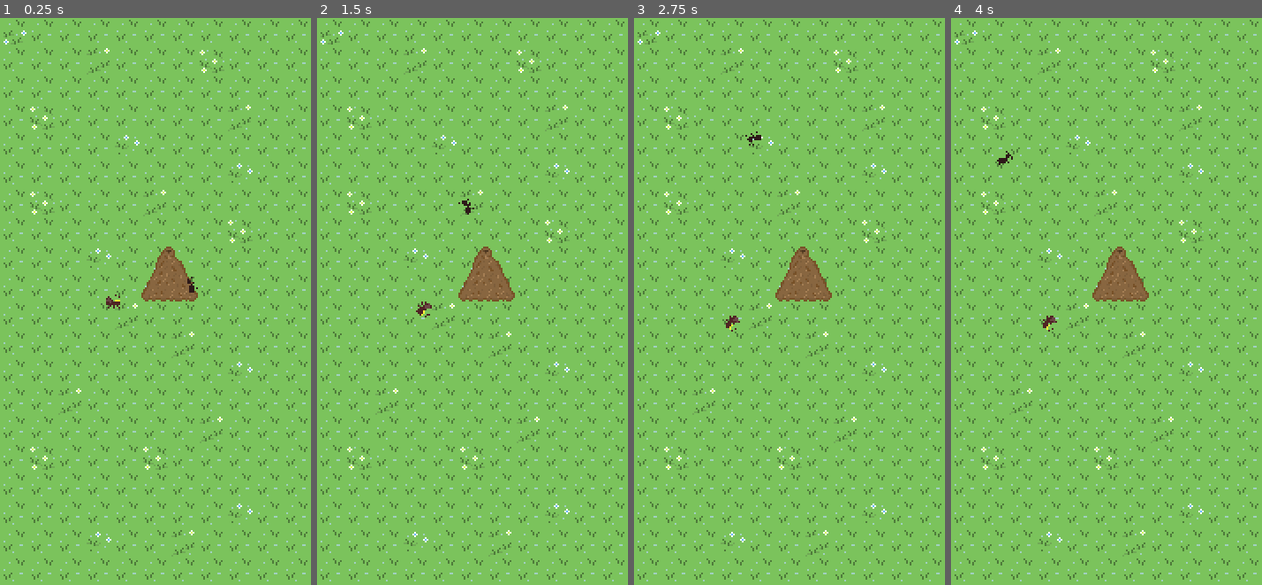
Above: before the commit, frames 1-4 (left to right).
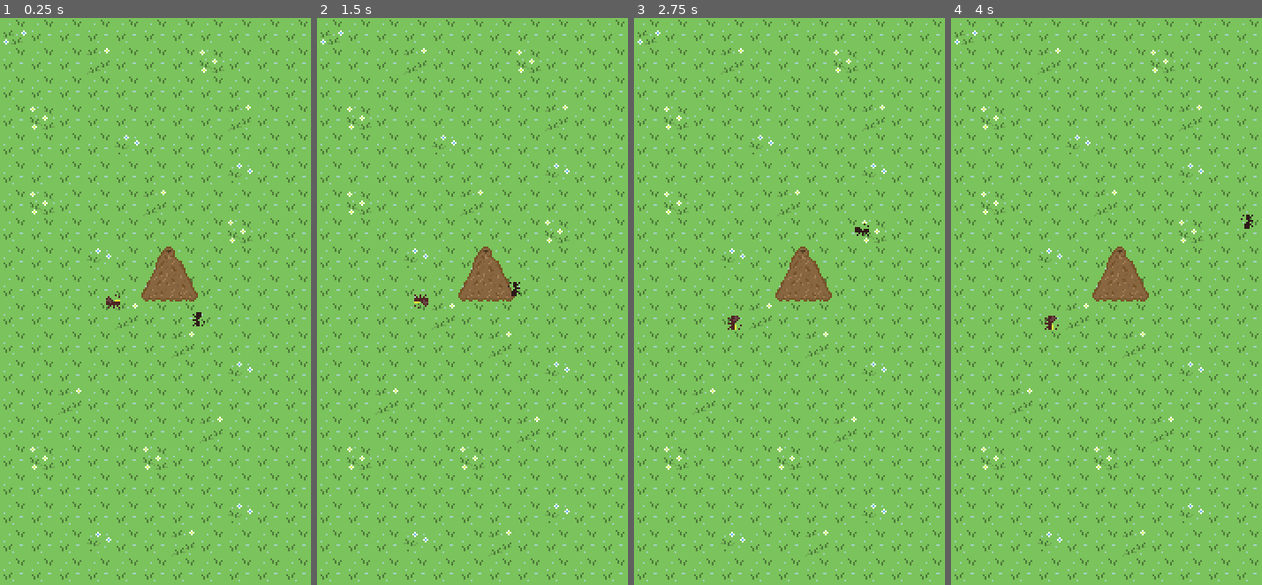
Above: after the commit, the same moments.

Repository: Aquilescastro115/TNA-GAME
Game: Godot game, scene res://Scenes/test.tscn
The game is run twice, just before and just after one commit, with the same random seed, the same clock (stepped at 60 frames per second) and the same inputs.
Inputs (mouse positions are in pixels of both pictures, inside the frame that each line leads up to):
- Up to frame 1 (0.25 s): no input
- Up to frame 2 (1.5 s): move the mouse to (428, 301) at 0.52 s; click (428, 301) at 0.67 s; move the mouse to (410, 329) at 1.27 s; click (410, 329) at 1.42 s
- Up to frame 3 (2.75 s): move the mouse to (820, 176) at 2.02 s; click (820, 176) at 2.17 s
- Up to frame 4 (4 s): move the mouse to (1090, 414) at 2.77 s; click (1090, 414) at 2.92 s; move the mouse to (1199, 386) at 3.52 s; click (1199, 386) at 3.67 s

The runs differ from the first frame. In frame 1, less than 0.1% of the frame differs, in the area x 60-66%, y 45-55%; in frame 2, 0.2%, in the area x 31-66%, y 31-53%; in frame 3, 0.2%; in frame 4, 0.2%.

Commit message:
cambios de movimiento

Diff:
--- a/Scripts/Ant/Ant.gd
+++ b/Scripts/Ant/Ant.gd
@@ -8,8 +8,12 @@
 var direction = Vector2.ZERO
 var nest_position = Vector2(80, 128)
 
+var screen_size
+var margin = 8
+
 func _ready():
 	randomize()
+	screen_size = get_viewport_rect().size
 	change_direction()
 
 func _process(delta):
@@ -17,27 +21,30 @@
 	match state:
 		State.SEARCH:
 			search_food()
+
 		State.RETURN_HOME:
 			go_home()
 
 	position += direction * speed * delta
 
+	position.x = clamp(position.x, margin, screen_size.x - margin)
+	position.y = clamp(position.y, margin, screen_size.y - margin)
+
 	if direction.length() > 0:
 		rotation = direction.angle()
-
 
 func search_food():
 	if randi() % 100 < 2:
 		change_direction()
 
+func go_home():
 
-func go_home():
 	direction = (nest_position - global_position).normalized()
 
 	if global_position.distance_to(nest_position) < 10:
 		state = State.SEARCH
 
+func change_direction():
 
-func change_direction():
-	var angle = randf() * TAU
-	direction = Vector2(cos(angle), sin(angle))
+	var directions = [Vector2.RIGHT,Vector2.LEFT,Vector2.UP,Vector2.DOWN]
+	direction = directions.pick_random()
--- a/Scripts/Queen/queen.gd
+++ b/Scripts/Queen/queen.gd
@@ -9,13 +9,27 @@
 func _ready():
 	target_position = global_position
 
+
 func _process(delta):
 
 	if moving:
-		var direction = target_position - global_position
 
-		if direction.length() > 5:
-			global_position += direction.normalized() * speed * delta
-			rotation = direction.angle()
+		var diff = target_position - global_position
+		var move = Vector2.ZERO
+
+		# mover primero en X
+		if abs(diff.x) > 5:
+			move.x = sign(diff.x)
+
+		# cuando X ya está alineado mover en Y
+		elif abs(diff.y) > 5:
+			move.y = sign(diff.y)
+
 		else:
 			moving = false
+			return
+
+		global_position += move * speed * delta
+
+		if move.length() > 0:
+			rotation = move.angle()
Not shown: 1 places in Scenes/test.tscn that only renumber resources
Not shown, changed: Docs/Ideas.md
